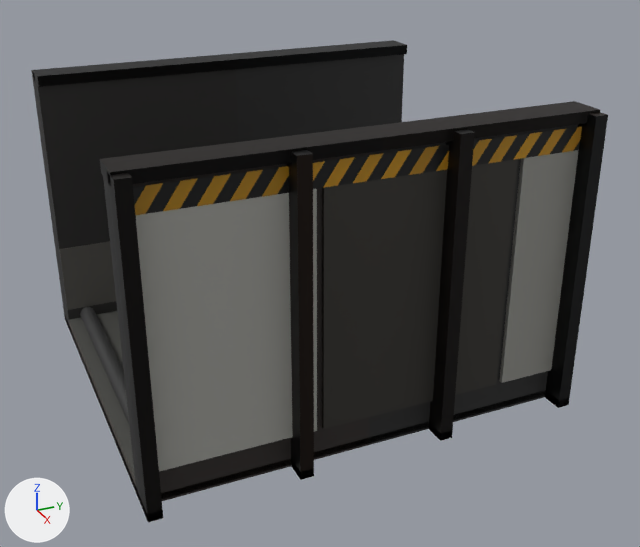
Before and after pictures for a commit that changed the glTF model game/assets/models/chutes/chute_h_straight.glb.
Both versions are drawn from a 50 mm camera at (3.67, -1.51, 1.3) aimed at (0.14, 0.08, -0.47). Lighting does not change. The marker at lower left points along +X, +Y and +Z. The picture after the commit comes second. Vertices at exactly the same position are counted once.

Names of what the first picture shows: 'Frame'.
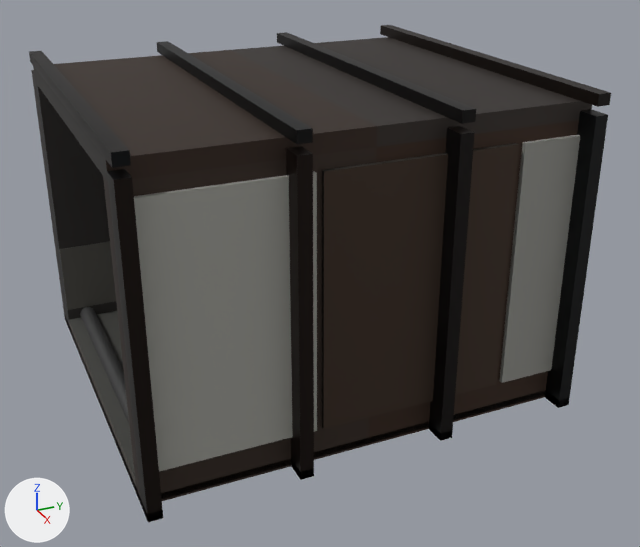
Where the change shows, as pixel boxes (x1, y1, x2, y2) in the pictures (640 x 547 px; the box of a moved part takes in the faces that stretch with it):
'Frame', reshaped: before (31, 40, 608, 522); after (29, 25, 611, 522)
part 1 of me_chute_hstraight__frame, added: after (29, 51, 131, 168)
part 2 of me_chute_hstraight__frame, added: after (157, 41, 313, 144)
part 3 of me_chute_hstraight__frame, added: after (277, 32, 476, 124)
part 4 of me_chute_hstraight__frame, added: after (380, 25, 611, 107)
part 5 of me_chute_hstraight__frame, deleted: before (33, 40, 600, 215)
part 6 of me_chute_hstraight__frame, moved or reshaped: before (136, 150, 579, 218); after (33, 37, 592, 218)
part 7 of me_chute_hstraight__frame, edited (looks the same): (59, 125, 578, 503) in both

Edits to the bpy script that builds the scene:
```text
Change me_chute_hstraight__frame:
    used by ob_frame; location = (0.0, 0.0, 0.0)
    remove me_chute_hstraight__frame.from_pydata(...)  # 808 vertices, 1208 faces; spans x -0.93..0.93, y -1.0..1.0, z -0.99..0.4
    add me_chute_hstraight__frame.from_pydata(...)  # 674 vertices, 1164 faces; spans x -0.93..0.93, y -1.0..1.0, z -0.99..0.48
    me_chute_hstraight__frame part 1: a new loose piece, a box spanning x -0.93..0.93, y -1.0..-0.94, z 0.43..0.48, in mat_m_convmetal
    me_chute_hstraight__frame part 2: a new loose piece, a box spanning x -0.93..0.93, y -0.363..-0.303, z 0.43..0.48, in mat_m_convmetal
    me_chute_hstraight__frame part 3: a new loose piece, a box spanning x -0.93..0.93, y 0.303..0.363, z 0.43..0.48, in mat_m_convmetal
    me_chute_hstraight__frame part 4: a new loose piece, a box spanning x -0.93..0.93, y 0.94..1.0, z 0.43..0.48, in mat_m_convmetal
    me_chute_hstraight__frame part 5: 40 loose pieces with 172 vertices, spanning x -0.88..0.88, y -1.0..1.0, z 0.23..0.4, are deleted
    me_chute_hstraight__frame part 6
    24 vertices in x -0.85..0.85, y -0.99..0.99, z 0.23 move by (0.0, 0.0, 0.06)
    6 new vertices lie (0.0, 0.0, 0.08) away from vertices in x -0.83..0.83, y -1.0..1.0, z 0.35
    20 new faces join them, mat_m_convrawsteel
    me_chute_hstraight__frame part 7: 228 kept faces spanning x -0.93..0.93, y -1.0..1.0, z -0.99..0.39 get new vertex colours; the middle colour goes from dark grey #524e4e to dark grey #53504f
```
